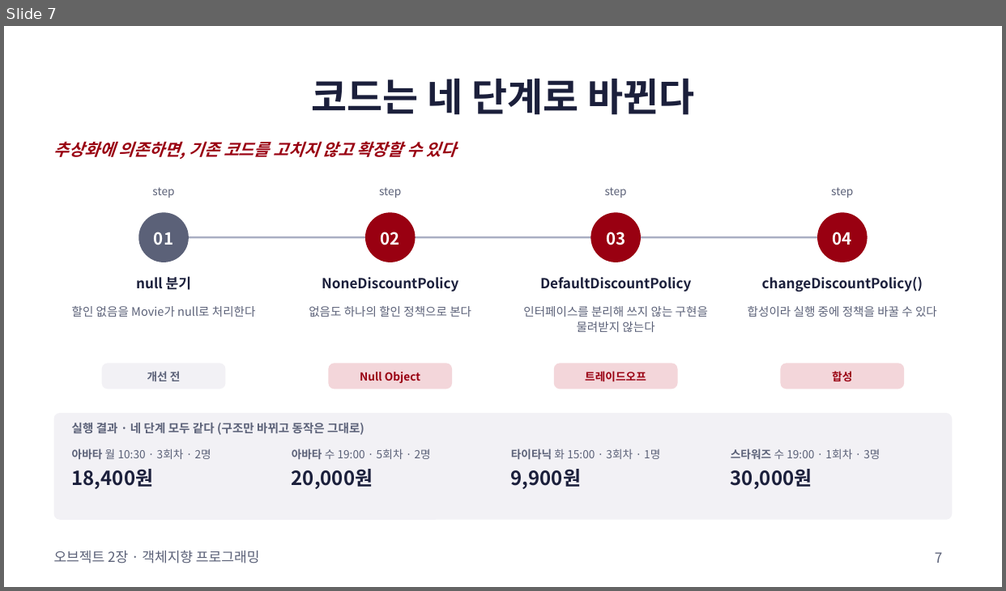
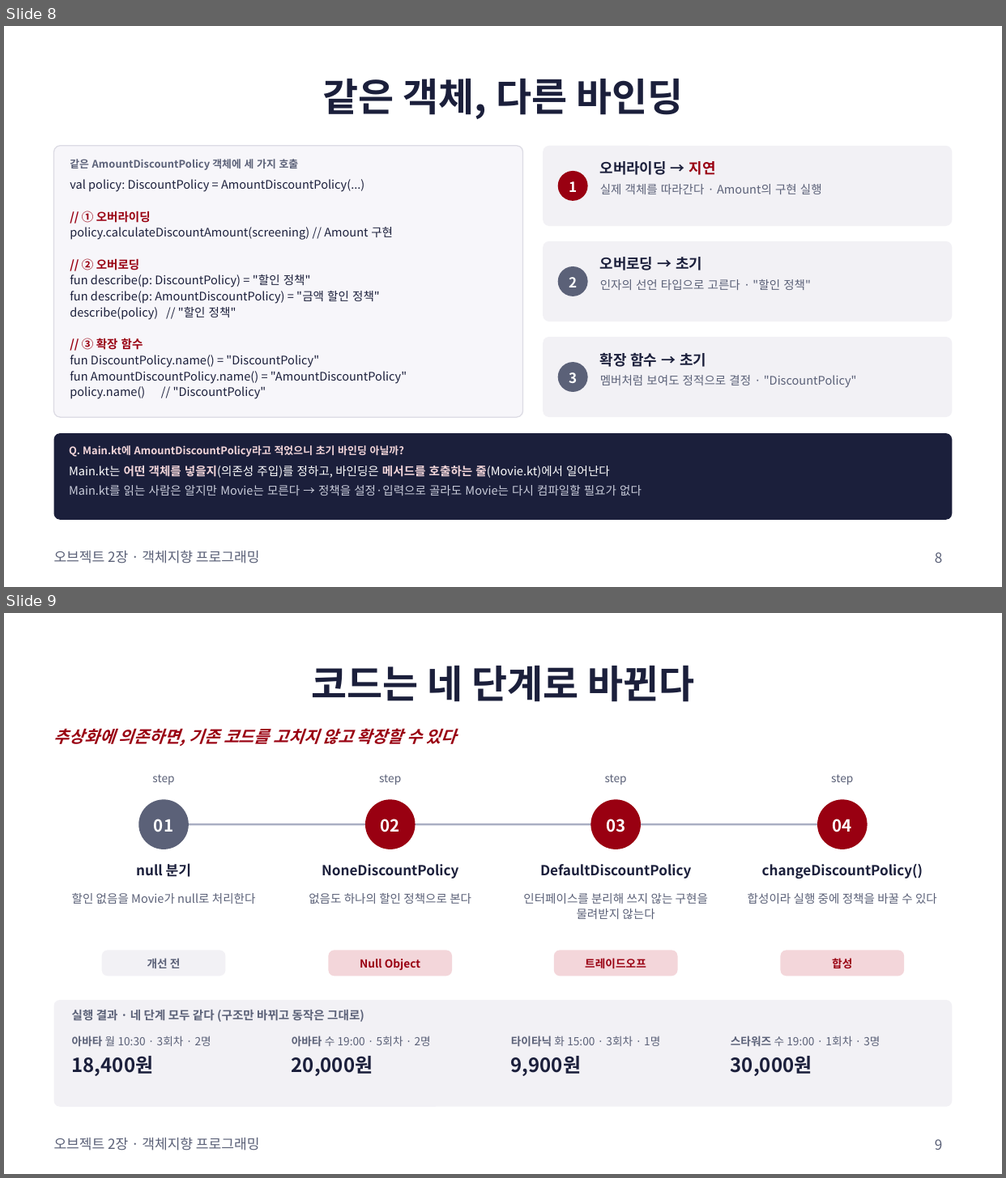
Before and after one commit to lee-mark01/object-study, a slide deck: iamkanguk97/week01/docs/chapter02-presentation.pptx. Shown one above the other, each under a label of ours: slide 7 before the commit, slides 8 and 9 after it. The pictures are 1006x591 and 1006x1178 pixels, drawn with LibreOffice and Linux fonts; fonts in the diff are those of the drawing. Boxes give left, top, right and bottom in pixels: in the first picture for what was removed or moved away, otherwise in the second. Text is boxed around its words. In the diff, an @@ line names an element or a change of style, - is before the commit and + after.

```diff
--- a/iamkanguk97/week01/docs/chapter02-presentation.pptx
+++ b/iamkanguk97/week01/docs/chapter02-presentation.pptx
@@ slide 8 added at box(4, 26, 1002, 587), background #FFFFFF; not listed: 1 template element that a slide beside it also shows @@
@@ title added at box(323, 78, 683, 119), 28 pt, text #1B1F3B, bold @@
+같은 객체, 다른 바인딩
@@ rounded rectangle added at box(54, 146, 523, 417), fill #F7F6FA, outline #DCDBE4 0.75 pt @@
@@ rounded rectangle added at box(543, 146, 952, 227), fill #F2F1F5 @@
@@ text added at box(70, 159, 407, 399), 8.5 pt, text #1B1F3B @@
+같은 AmountDiscountPolicy 객체에 세 가지 호출
+val policy: DiscountPolicy = AmountDiscountPolicy(...)
+// ① 오버라이딩
+policy.calculateDiscountAmount(screening) // Amount 구현
+// ② 오버로딩
+fun describe(p: DiscountPolicy) = "할인 정책"
+fun describe(p: AmountDiscountPolicy) = "금액 할인 정책"
+describe(policy) // "할인 정책"
+// ③ 확장 함수
+fun DiscountPolicy.name() = "DiscountPolicy"
+fun AmountDiscountPolicy.name() = "AmountDiscountPolicy"
+policy.name() // "DiscountPolicy"
@@ ellipse added at box(558, 171, 588, 201), fill #990011 @@
@@ text added at box(600, 161, 822, 194), 8.5 pt, text #5B6178 @@
+오버라이딩 → 지연
+실제 객체를 따라간다 · Amount의 구현 실행
@@ text added at box(569, 182, 577, 192), 10 pt, text #FFFFFF, bold @@
+1
@@ rounded rectangle added at box(543, 241, 952, 322), fill #F2F1F5 @@
@@ ellipse added at box(558, 267, 588, 297), fill #5B6178 @@
@@ text added at box(600, 257, 811, 290), 8.5 pt, text #5B6178 @@
+오버로딩 → 초기
+인자의 선언 타입으로 고른다 · "할인 정책"
@@ text added at box(569, 277, 577, 288), 10 pt, text #FFFFFF, bold @@
+2
@@ rounded rectangle added at box(543, 337, 952, 418), fill #F2F1F5 @@
@@ ellipse added at box(558, 362, 588, 392), fill #5B6178 @@
@@ text added at box(600, 353, 857, 388), 8.5 pt, text #5B6178 @@
+확장 함수 → 초기
+멤버처럼 보여도 정적으로 결정 · "DiscountPolicy"
@@ text added at box(569, 373, 577, 383), 10 pt, text #FFFFFF, bold @@
+3
@@ rounded rectangle added at box(54, 433, 952, 520), fill #1B1F3B @@
@@ text added at box(69, 446, 641, 496), 8.5 pt, text #F3D6DA @@
+Q. Main.kt에 AmountDiscountPolicy라고 적었으니 초기 바인딩 아닐까?
+Main.kt는 어떤 객체를 넣을지(의존성 주입)를 정하고, 바인딩은 메서드를 호출하는 줄(Movie.kt)에서 일어난다
+Main.kt를 읽는 사람은 알지만 Movie는 모른다 → 정책을 설정·입력으로 골라도 Movie는 다시 컴파일할 필요가 없다
@@ page number added at box(935, 552, 943, 563), 10 pt, text #5B6178 @@
+8
@@ what was slide 7 is now slide 9 @@
@@ page number at box(935, 1139, 943, 1150): text changed @@
-7
+9
```
Also in this commit, not shown: 6 slides changed, 4 other slides added, 2 other files.
